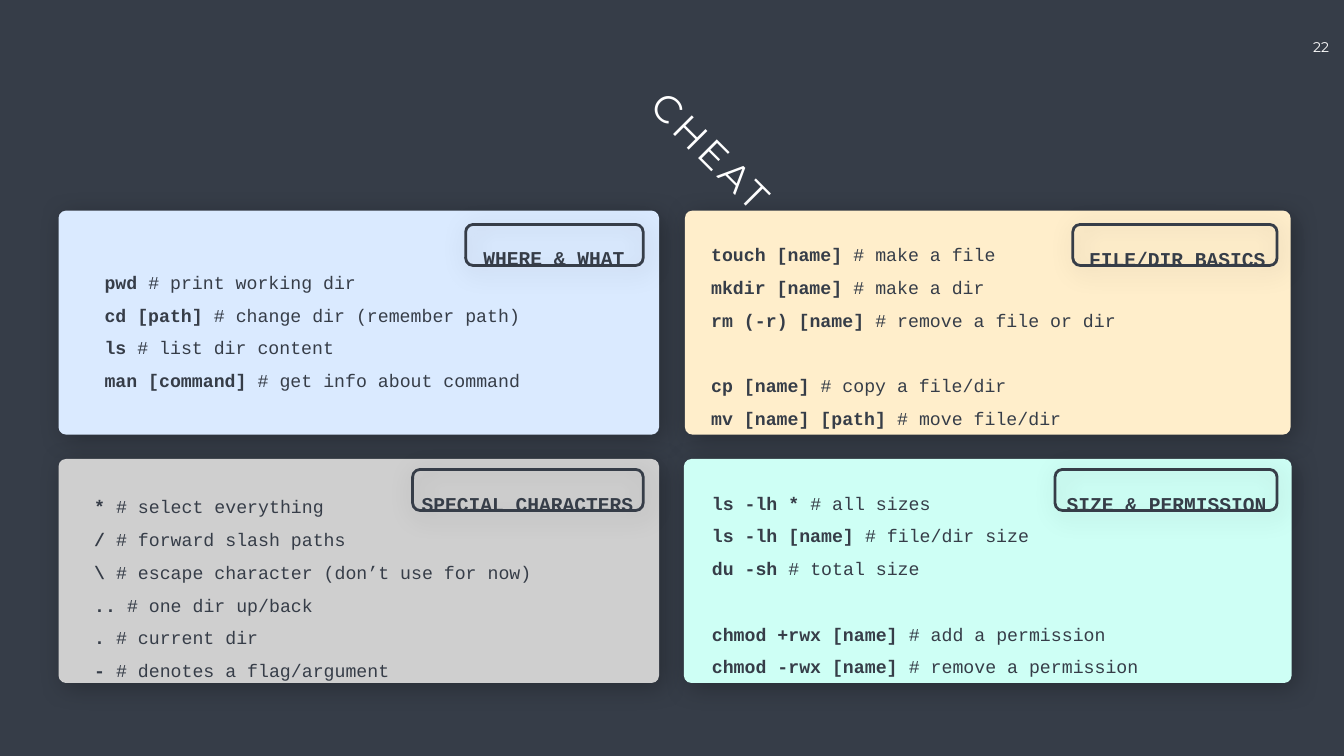
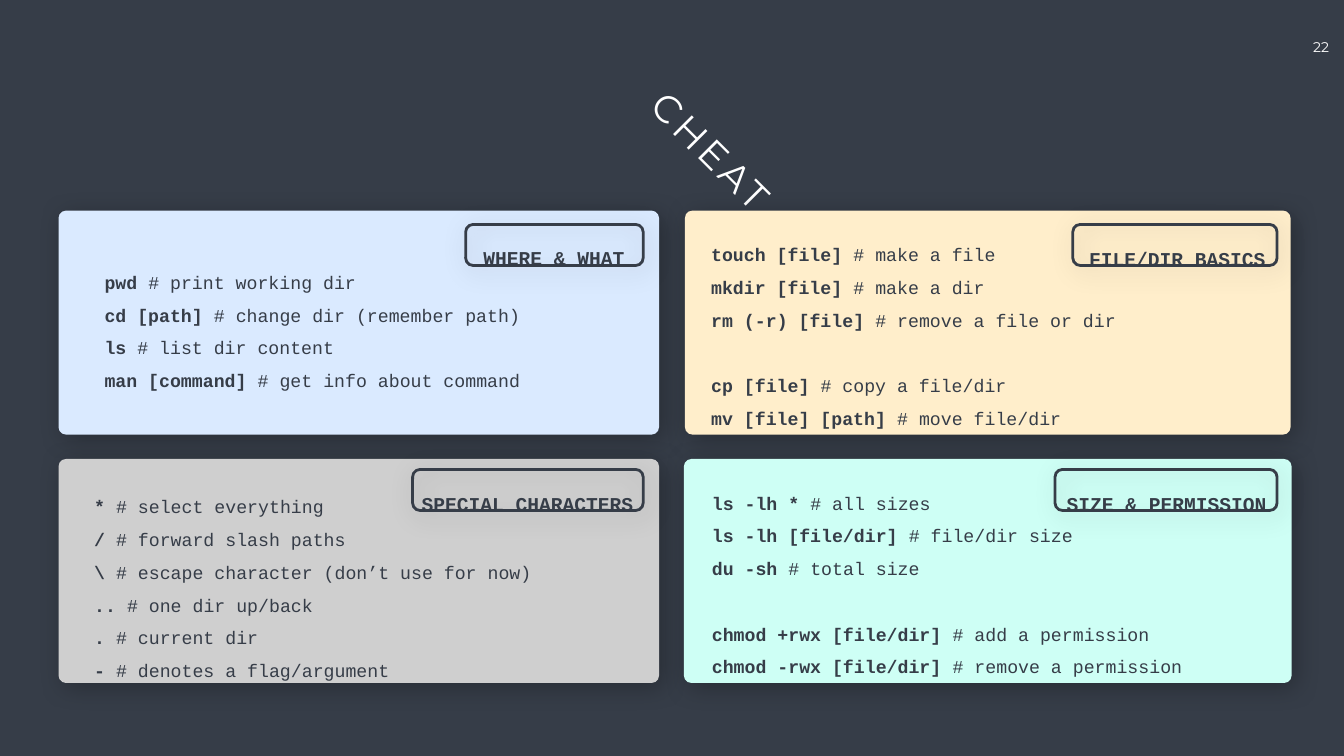
Before and after one commit to Center-for-Health-Data-Science/Just-Bash-It, a slide deck: slide 22 of Commandline_Workshop.pptx. Drawn at 1344x756 pixels with LibreOffice and Linux fonts; fonts in the diff are those of the drawing. Boxes give left, top, right and bottom in pixels: in the first picture for what was removed or moved away, otherwise in the second. Text is boxed around its words. In the diff, an @@ line names an element or a change of style, - is before the commit and + after.

```diff
--- a/Commandline_Workshop.pptx
+++ b/Commandline_Workshop.pptx
@@ text at (711, 249, 1116, 429): text changed @@
-touch [name] # make a file
-mkdir [name] # make a dir
-rm (-r) [name] # remove a file or dir
-cp [name] # copy a file/dir
-mv [name] [path] # move file/dir
+touch [file] # make a file
+mkdir [file] # make a dir
+rm (-r) [file] # remove a file or dir
+cp [file] # copy a file/dir
+mv [file] [path] # move file/dir
@@ text at (712, 530, 1073, 546): text changed; bold on @@
-ls -lh [name] # file/dir size
+ls -lh [file/dir] # file/dir size
@@ text at (712, 628, 1182, 677): text changed; bold on @@
-chmod +rwx [name] # add a permission
-chmod -rwx [name] # remove a permission
+chmod +rwx [file/dir] # add a permission
+chmod -rwx [file/dir] # remove a permission
```
Also in this commit, not shown: 7 other slides changed, 1 slide added.
